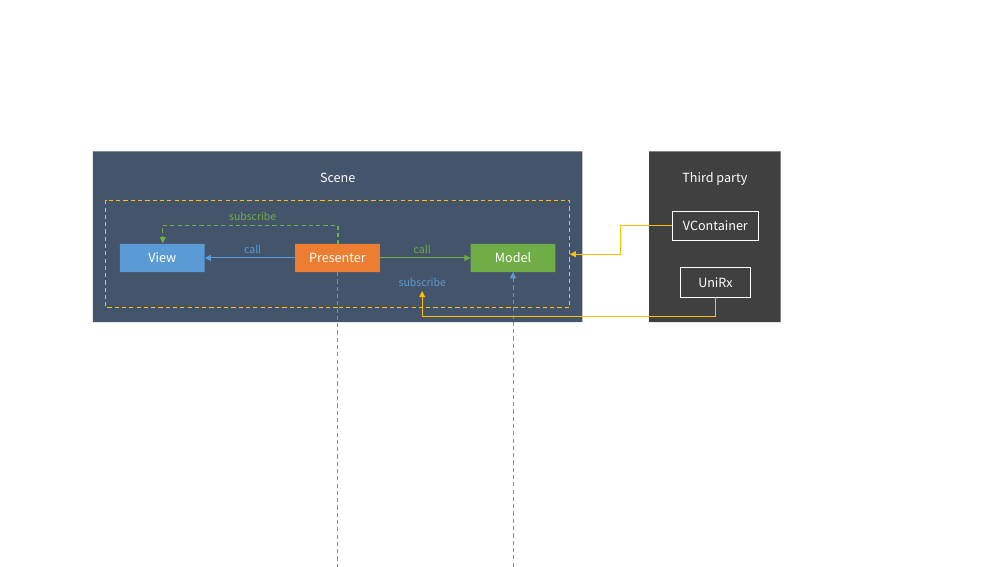
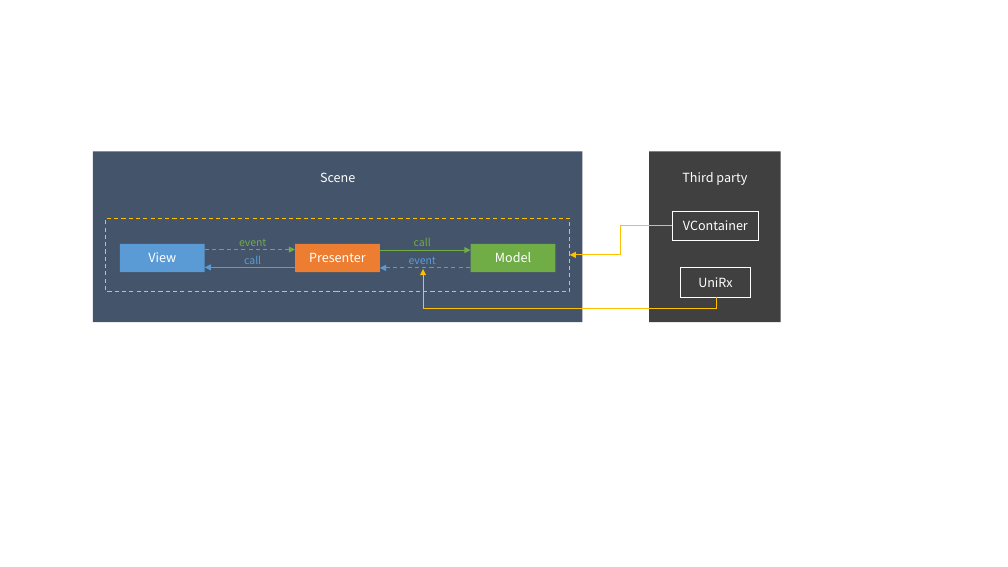
Before and after one commit to extreal-dev/Extreal.Guide, a slide deck: slide 4 of work/work.pptx. Drawn at 1008x567 pixels with LibreOffice and Linux fonts; fonts in the diff are those of the drawing. Boxes give left, top, right and bottom in pixels: in the first picture for what was removed or moved away, otherwise in the second. Text is boxed around its words. In the diff, an @@ line names an element or a change of style, - is before the commit and + after.

```diff
--- a/work/work.pptx
+++ b/work/work.pptx
@@ rectangle: place and size @@
-rectangle at [106,200,570,308]
+rectangle at [106,219,570,292]
@@ text at [239,239,266,246]: text changed @@
-subscribe
+event
@@ text "call": place and size @@
-text "call" at [414,245,431,253]
+text "call" at [414,238,431,246]
@@ arrow moved from (295, 258) - (205, 258) to (295, 268) - (205, 268) @@
@@ elbow arrow moved from (338, 244) - (163, 243) to (295, 250) - (205, 250) @@
@@ elbow arrow (295, 250) - (205, 250): elbow arrow to arrow @@
@@ text "call": place and size @@
-text "call" at [244,245,261,253]
+text "call" at [244,256,261,264]
@@ arrow moved from (380, 258) - (471, 258) to (380, 250) - (471, 250) @@
@@ elbow arrow moved from (337, 272) - (513, 272) to (380, 268) - (471, 268) @@
@@ elbow arrow (380, 268) - (471, 268): elbow arrow to arrow @@
@@ text at [409,257,436,264]: text changed @@
-subscribe
+event
@@ elbow arrow moved from (715, 297) - (423, 291) to (717, 297) - (423, 269) @@
```
Also in this commit, not shown: 2 other slides changed, 6 slides added, 6 slides removed, 18 other files.
